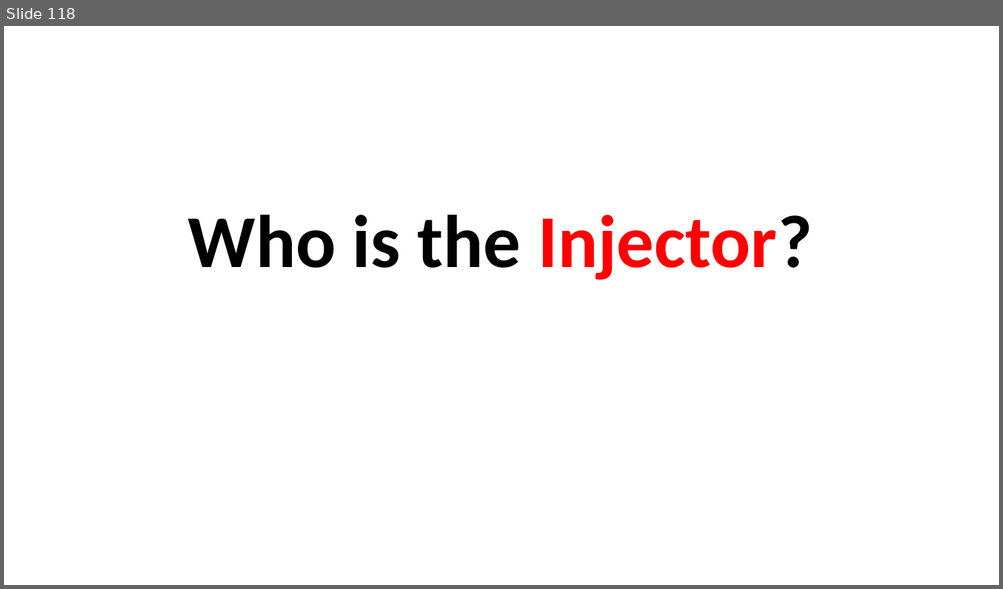
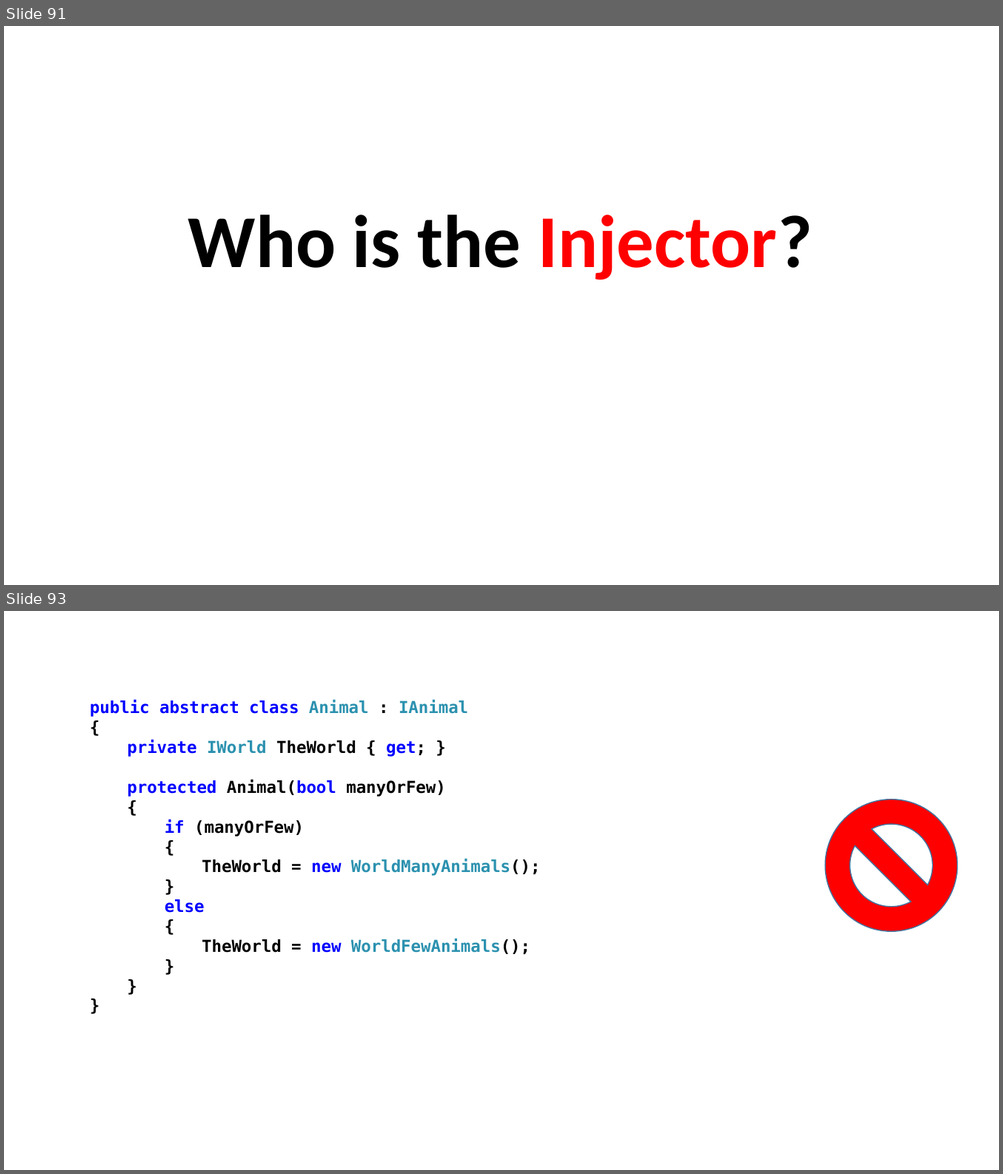
Before and after one commit to perl-easj/OOProg, a slide deck: Chap/SOLID/Presentations/SOLID.pptx. Shown one above the other, each under a label of ours: slide 118 before the commit, slides 91 and 93 after it; the slides between them are not shown. The pictures are 1003x589 and 1003x1174 pixels, drawn with LibreOffice and Linux fonts; fonts in the diff are those of the drawing. Boxes give left, top, right and bottom in pixels: in the first picture for what was removed or moved away, otherwise in the second. Text is boxed around its words. In the diff, an @@ line names an element or a change of style, - is before the commit and + after.

```diff
--- a/Chap/SOLID/Presentations/SOLID.pptx
+++ b/Chap/SOLID/Presentations/SOLID.pptx
@@ slide 93 added at bbox=[4, 611, 999, 1170], background #FFFFFF @@
@@ text added at bbox=[90, 700, 540, 954], 16 pt, text #000000, bold @@
+public abstract class Animal : IAnimal
+{
+private IWorld TheWorld { get; }
+protected Animal(bool manyOrFew)
+{
+if (manyOrFew)
+{
+TheWorld = new WorldManyAnimals();
+}
+else
+{
+TheWorld = new WorldFewAnimals();
+}
+}
+}
@@ no-entry sign added at bbox=[825, 800, 957, 932], fill #FF0000, outline #43739E 1 pt @@
@@ what was slide 118 is now slide 91 @@
```
Also in this commit, not shown: 15 slides changed, 16 other slides added, 29 slides removed, 1 other file.
